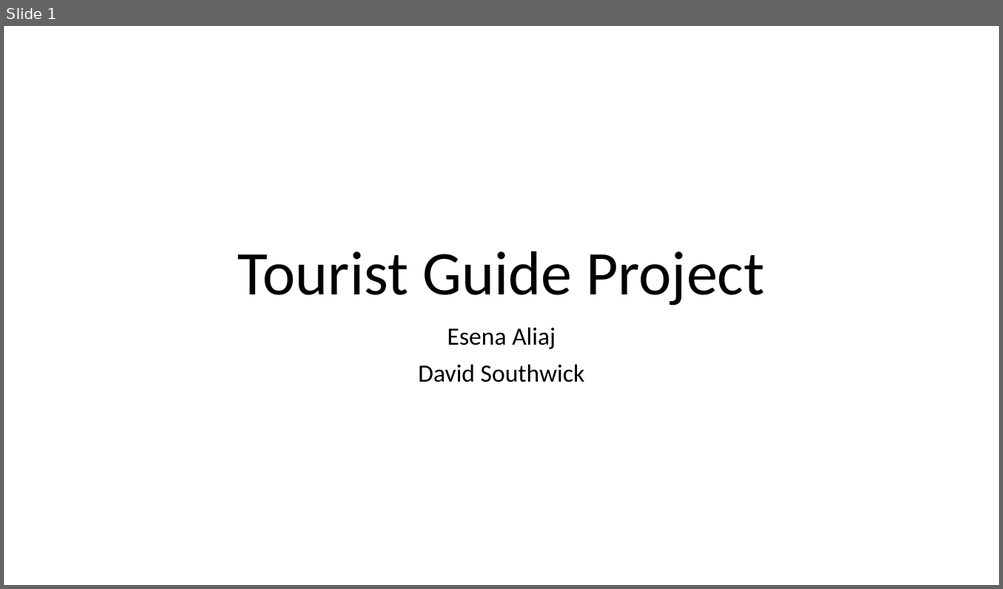
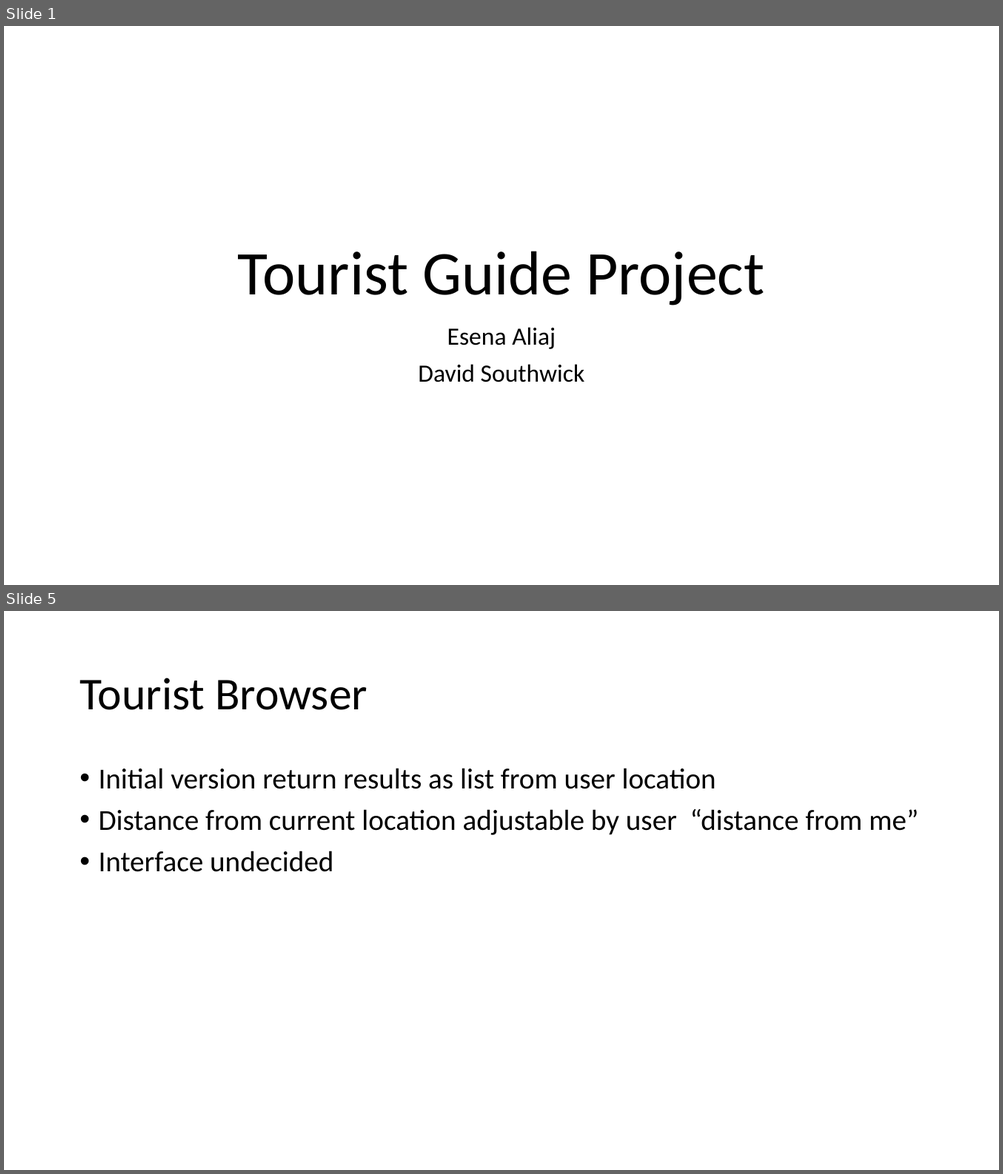
Before and after one commit to dcsouthwick/WebSemantique, a slide deck: Presentation.pptx. Shown one above the other, each under a label of ours: slide 1 before the commit, slides 1 and 5 after it; the slides between them are not shown. The pictures are 1003x589 and 1003x1174 pixels, drawn with LibreOffice and Linux fonts; fonts in the diff are those of the drawing; background and template pictures are left out. Boxes give left, top, right and bottom in pixels: in the first picture for what was removed or moved away, otherwise in the second. Text is boxed around its words. In the diff, an @@ line names an element or a change of style, - is before the commit and + after.

```diff
--- a/Presentation.pptx
+++ b/Presentation.pptx
@@ slide 5 added at (4,611,999,1170), background picture (left out) @@
@@ text added at (79,678,367,710), 44 pt, text #000000 @@
+Tourist Browser
@@ text added at (99,768,918,872), 28 pt, text #000000 @@
+• Initial version return results as list from user location
+• Distance from current location adjustable by user “distance from me”
+• Interface undecided
```
Also in this commit, not shown: 1 slide changed, 2 other slides added.
